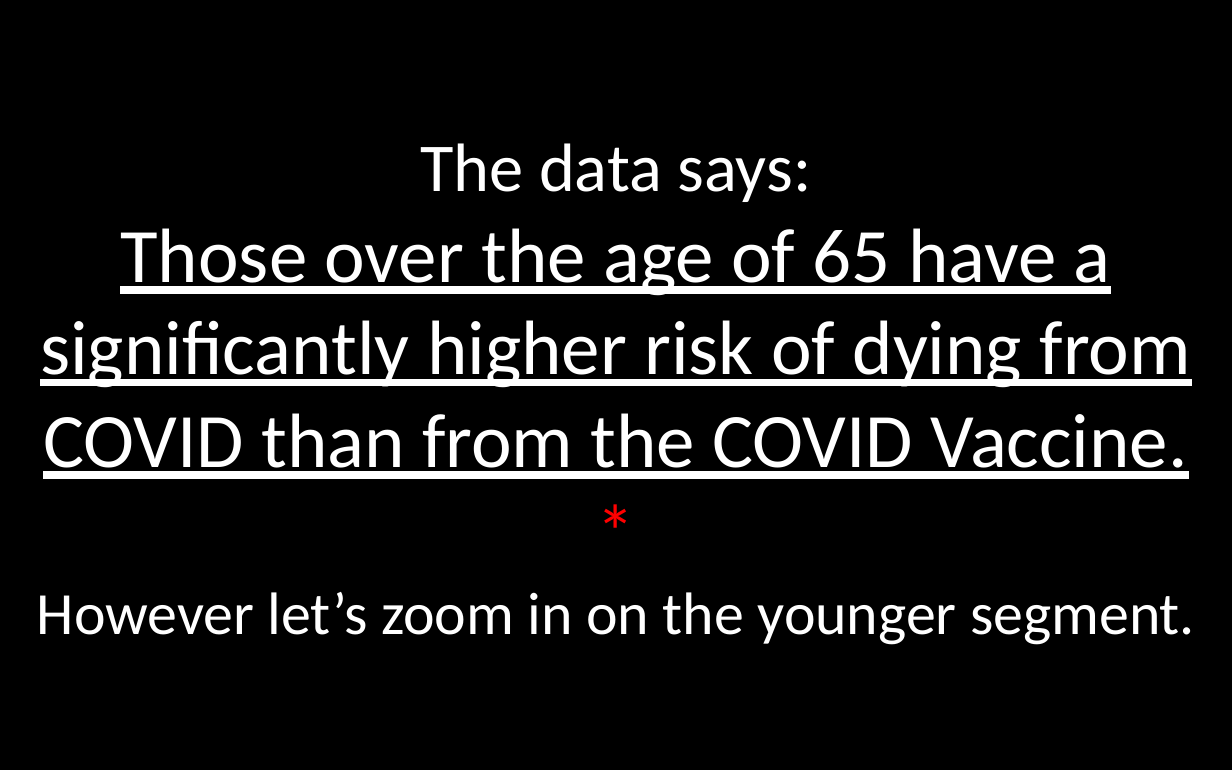
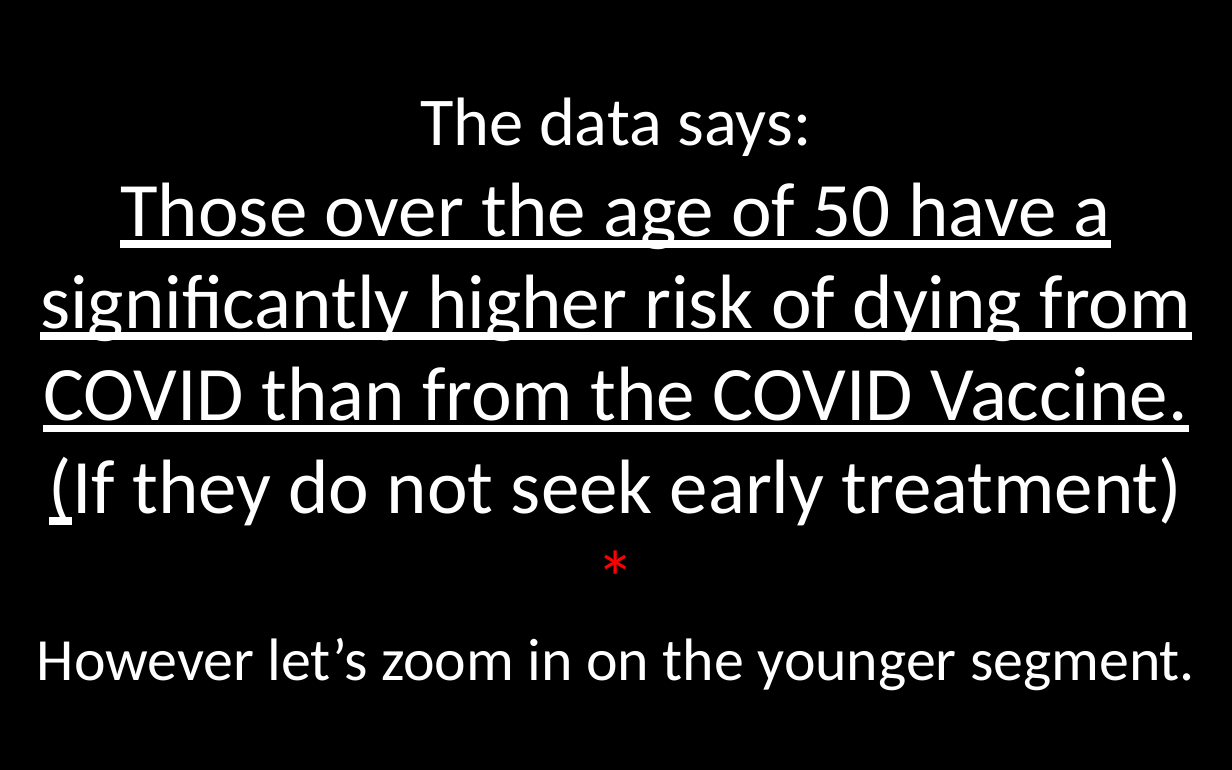
Before and after one commit to TruthData/CovidDeaths, a slide deck: slide 45 of Rational_Covid_Data.pptx. Drawn at 1232x770 pixels with LibreOffice and Linux fonts; fonts in the diff are those of the drawing. Boxes give left, top, right and bottom in pixels: in the first picture for what was removed or moved away, otherwise in the second. Text is boxed around its words. In the diff, an @@ line names an element or a change of style, - is before the commit and + after.

Commit message:
Updated to include Vaccination10x numbers
After coming across and reviewing https://www.skirsch.com/covid/Deaths.pdf  - an extremely thorough analysis of the VAERS numbers felt adding a 10x data point was justified.

```diff
--- a/Rational_Covid_Data.pptx
+++ b/Rational_Covid_Data.pptx
@@ text at (x1=40, y1=97, x2=1191, y2=526): text changed @@
-The data says:
-Those over the age of 65 have a significantly higher risk of dying from COVID than from the COVID Vaccine.
+The data says:
+Those over the age of 50 have a significantly higher risk of dying from COVID than from the COVID Vaccine.
+(If they do not seek early treatment)
```
Also in this commit, not shown: 10 other slides changed, 1 slide added, 2 other files.
